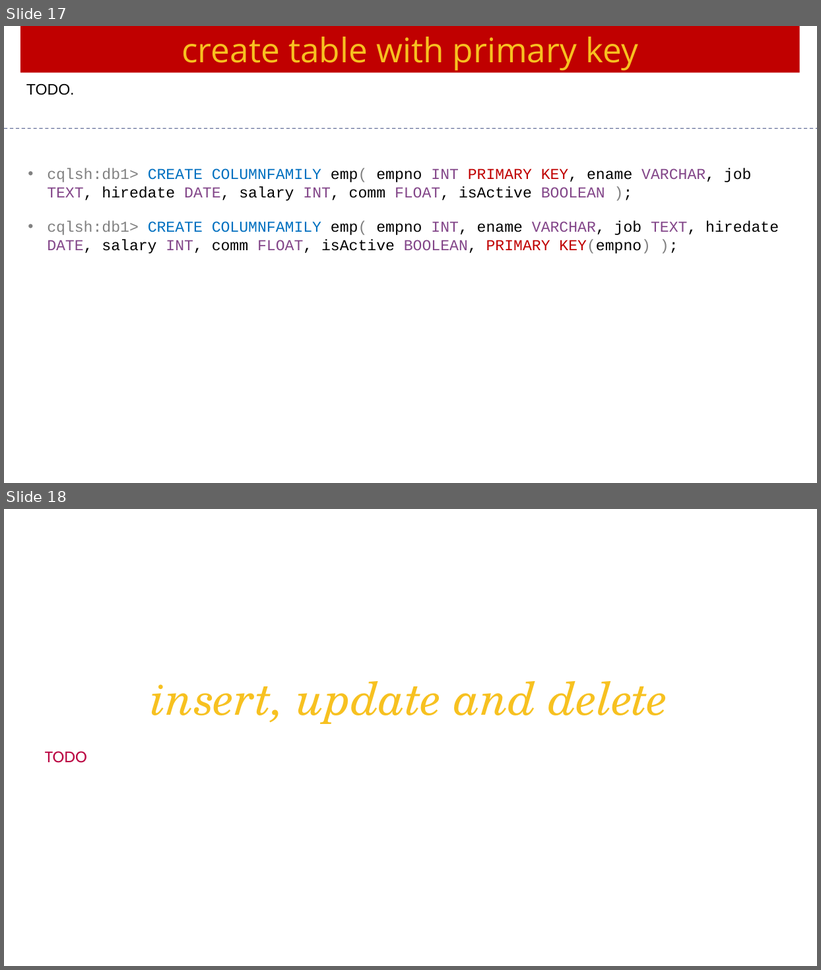
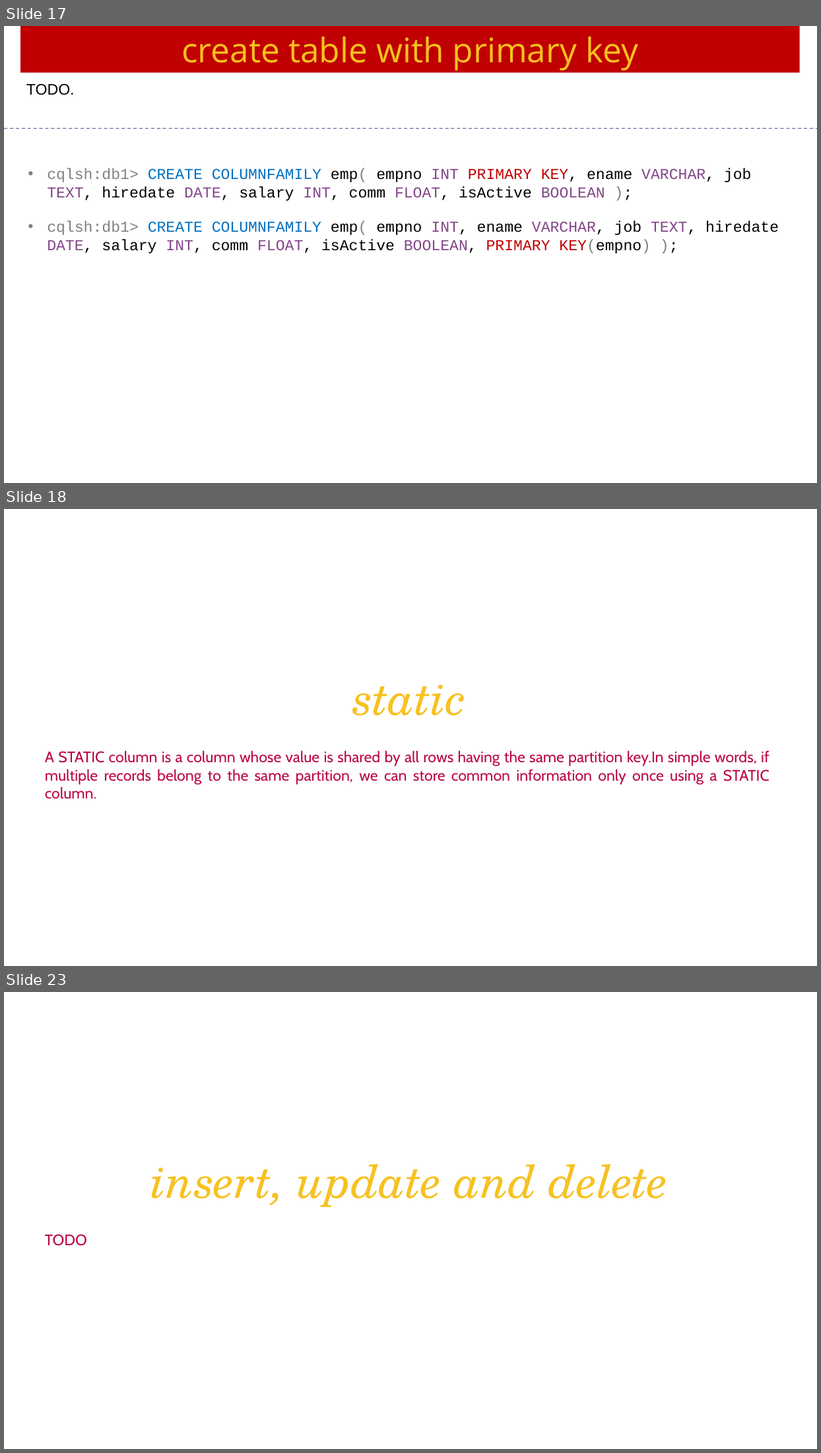
Before and after one commit to Saleel-Bagde/PPT-s, a slide deck: Cassandra Ver3.pptx. Shown one above the other, each under a label of ours: slides 17 and 18 before the commit, slides 17, 18 and 23 after it; the slides between them are not shown. The pictures are 821x970 and 821x1453 pixels, drawn with LibreOffice and Linux fonts; fonts in the diff are those of the drawing. Boxes give left, top, right and bottom in pixels: in the first picture for what was removed or moved away, otherwise in the second. Text is boxed around its words. In the diff, an @@ line names an element or a change of style, - is before the commit and + after.

```diff
--- a/Cassandra Ver3.pptx
+++ b/Cassandra Ver3.pptx
@@ slide 18 added at box(4, 509, 817, 966), background #FFFFFF @@
@@ text added at box(353, 685, 467, 716), 54 pt, text #F7C120, italic @@
+static
@@ text added at box(45, 751, 770, 799), 18 pt, text #BB0643 @@
+A STATIC column is a column whose value is shared by all rows having the same partition key.In simple words, if multiple records belong to the same partition, we can store common information only once using a STATIC column.
@@ what was slide 18 is now slide 23 @@
```
Also in this commit, not shown: 2 slides changed, 3 other slides added, 1 slide removed.
